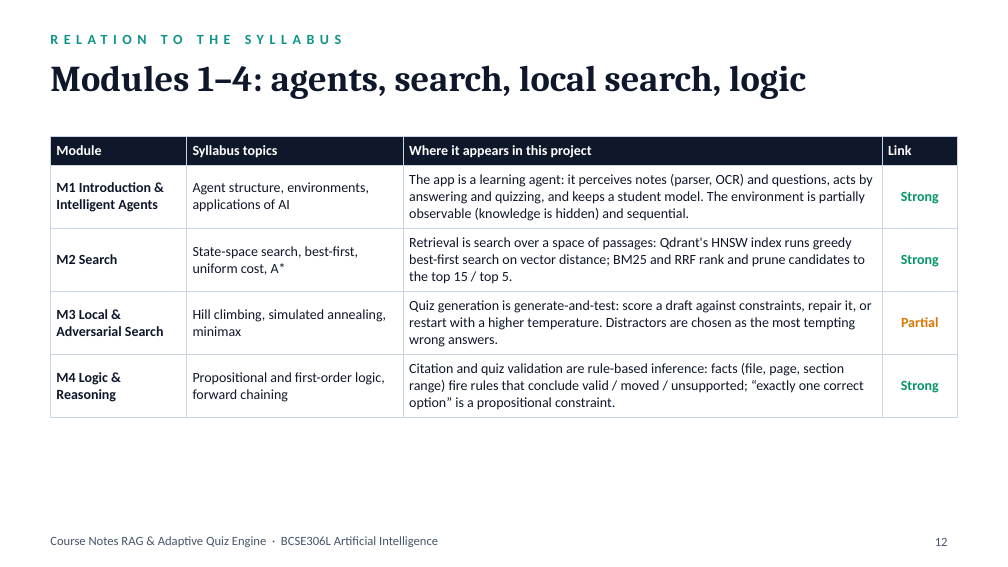
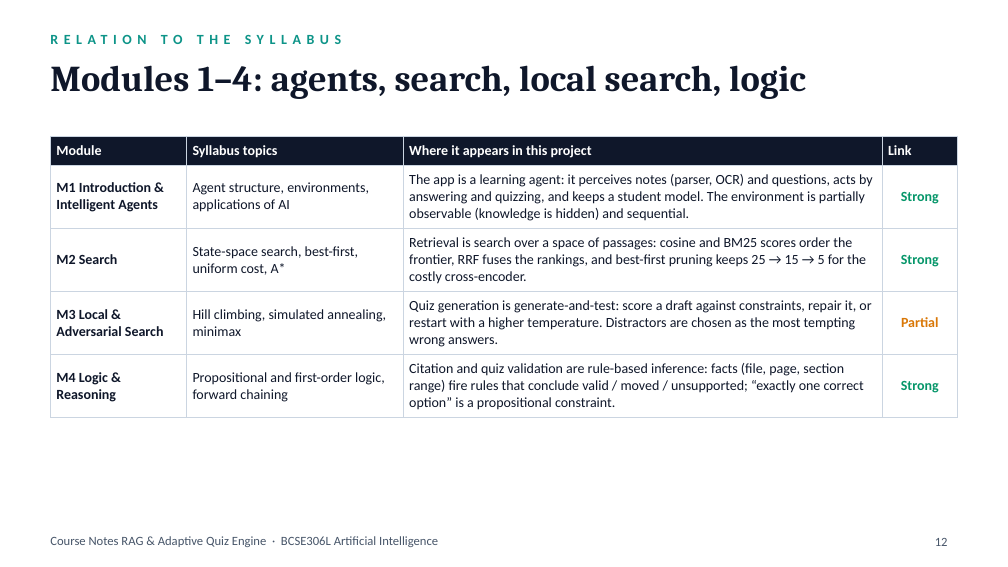
Before and after one commit to RoyceRRNS/AI_Project, a slide deck: slide 12 of docs/presentation/Course_Notes_RAG_Demo.pptx. Drawn at 1008x567 pixels with LibreOffice and Linux fonts; fonts in the diff are those of the drawing. Boxes give left, top, right and bottom in pixels: in the first picture for what was removed or moved away, otherwise in the second. Text is boxed around its words. In the diff, an @@ line names an element or a change of style, - is before the commit and + after.

```diff
--- a/docs/presentation/Course_Notes_RAG_Demo.pptx
+++ b/docs/presentation/Course_Notes_RAG_Demo.pptx
@@ table at [50,136,958,414] @@
-row 3, column 3: Retrieval is search over a space of passages: Qdrant's HNSW index runs greedy best-first search on vector distance; BM25 and RRF rank and prune candidates to the top 15 / top 5.
+row 3, column 3: Retrieval is search over a space of passages: cosine and BM25 scores order the frontier, RRF fuses the rankings, and best-first pruning keeps 25 → 15 → 5 for the costly cross-encoder.
```
Also in this commit, not shown: 1 other slide changed, 5 other files.
